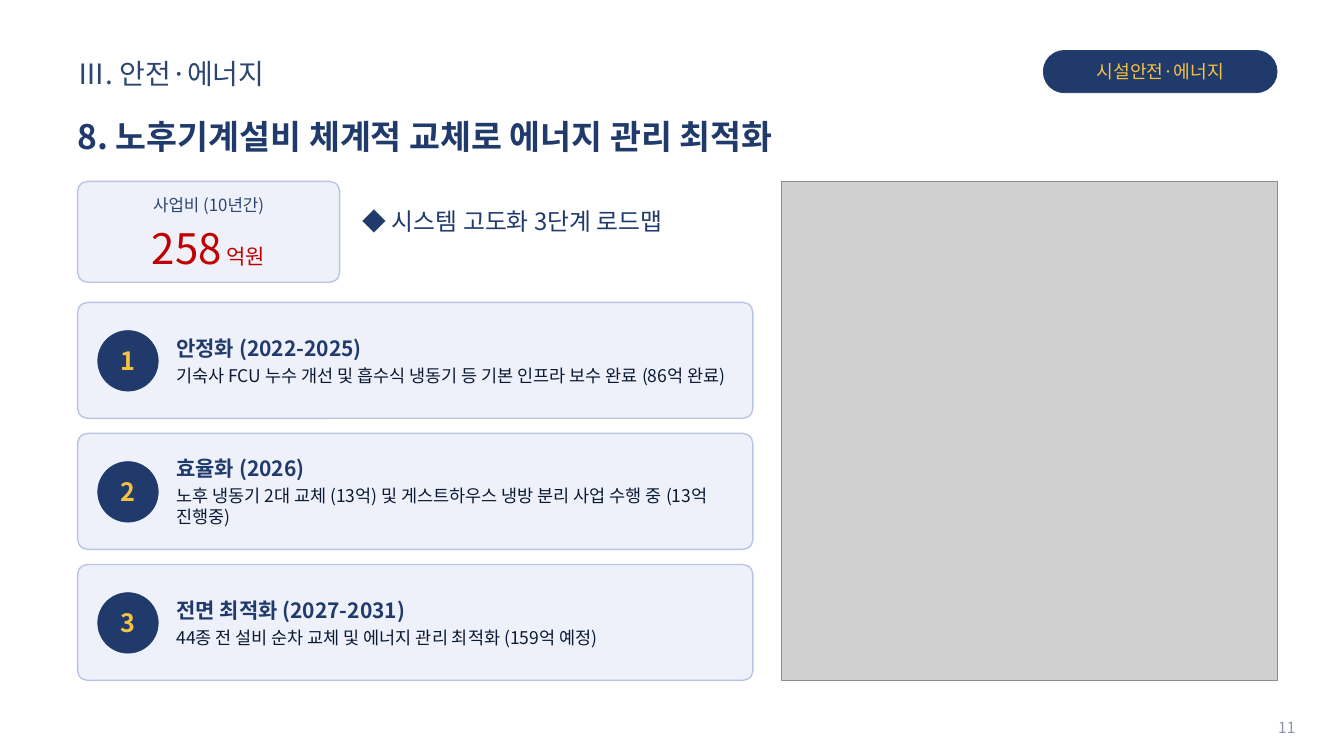
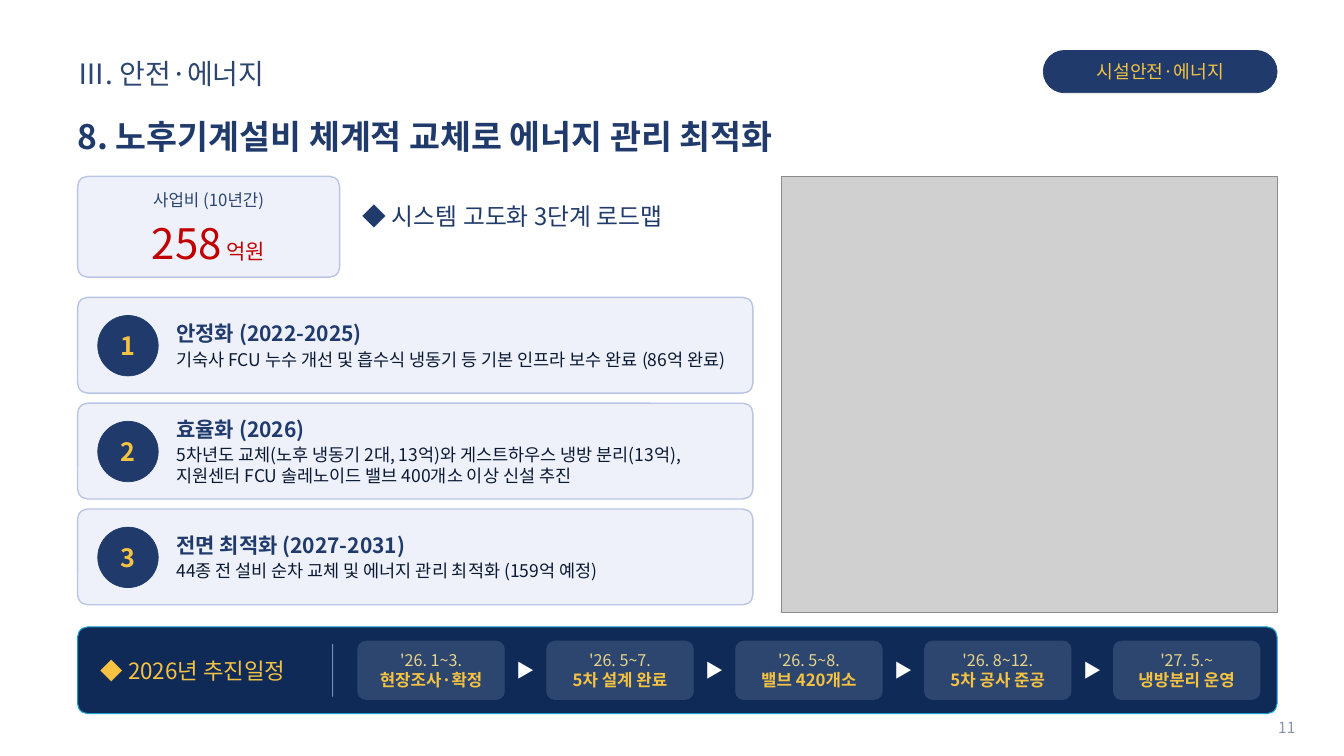
Before and after one commit to teahyunkim70-bot/my-project, a slide deck: slide 11 of Vision2030_Roadmap_발표자료.pptx. Drawn at 1344x756 pixels with LibreOffice and Linux fonts; fonts in the diff are those of the drawing; grey boxes stand for pictures; background and template pictures are left out. Boxes give left, top, right and bottom in pixels: in the first picture for what was removed or moved away, otherwise in the second. Text is boxed around its words. In the diff, an @@ line names an element or a change of style, - is before the commit and + after.

```diff
--- a/Vision2030_Roadmap_발표자료.pptx
+++ b/Vision2030_Roadmap_발표자료.pptx
@@ 3 texts, 1 rounded rectangle: place and size @@
-3 texts, 1 rounded rectangle at [78, 181, 663, 282]
+3 texts, 1 rounded rectangle at [78, 176, 663, 277]
@@ picture: place and size @@
-picture at [781, 181, 1277, 681]
+picture at [781, 176, 1277, 613]
@@ rounded rectangle: place and size @@
-rounded rectangle at [78, 302, 753, 418]
+rounded rectangle at [78, 297, 753, 393]
@@ text "안정화 (2022-2025)" at [176, 323, 725, 370]: less space between paragraphs @@
@@ text "1": place and size @@
-text "1" at [121, 351, 136, 370]
+text "1" at [121, 336, 136, 355]
@@ ellipse: place and size @@
-ellipse at [98, 331, 158, 391]
+ellipse at [98, 316, 158, 376]
@@ rounded rectangle: place and size @@
-rounded rectangle at [78, 434, 753, 549]
+rounded rectangle at [78, 403, 753, 499]
@@ text at [176, 419, 304, 441]: less space between paragraphs @@
@@ text "효율화 (2026)": place and size @@
-text "효율화 (2026)" at [176, 458, 707, 527]
+text "효율화 (2026)" at [176, 419, 681, 484]
@@ text "2": place and size @@
-text "2" at [121, 482, 136, 501]
+text "2" at [121, 442, 136, 461]
@@ ellipse: place and size @@
-ellipse at [98, 462, 158, 522]
+ellipse at [98, 421, 158, 482]
@@ text at [176, 446, 681, 484]: text changed @@
-노후 냉동기 2대 교체 (13억) 및 게스트하우스 냉방 분리 사업 수행 중 (13억 진행중)
+5차년도 교체(노후 냉동기 2대, 13억)와 게스트하우스 냉방 분리(13억), 지원센터 FCU 솔레노이드 밸브 400개소 이상 신설 추진
@@ proportions changed in 3 elements at [78, 297, 753, 393], [78, 403, 753, 499], [78, 509, 753, 605] @@
@@ rounded rectangle: place and size @@
-rounded rectangle at [78, 565, 753, 681]
+rounded rectangle at [78, 509, 753, 605]
@@ text "전면 최적화 (2027-2031)" at [176, 535, 597, 581]: less space between paragraphs @@
@@ text "전면 최적화 (2027-2031)": place and size @@
-text "전면 최적화 (2027-2031)" at [176, 600, 597, 648]
+text "전면 최적화 (2027-2031)" at [176, 535, 597, 581]
@@ text "3": place and size @@
-text "3" at [121, 613, 136, 633]
+text "3" at [121, 548, 136, 568]
@@ ellipse: place and size @@
-ellipse at [98, 593, 158, 653]
+ellipse at [98, 527, 158, 588]
@@ rounded rectangle added at [78, 627, 1277, 714], fill #0F2A57, outline #1A9FD0 0.75 pt @@
@@ text added at [504, 627, 546, 714], 13 pt, text #FFFFFF @@
+▶
@@ text added at [694, 627, 736, 714], 13 pt, text #FFFFFF @@
+▶
@@ text added at [882, 627, 925, 714], 13 pt, text #FFFFFF @@
+▶
@@ text added at [1072, 627, 1114, 714], 13 pt, text #FFFFFF @@
+▶
@@ line added from (333, 644) to (333, 697), #7C8DB0 0.75 pt @@
@@ rounded rectangle added at [358, 641, 504, 700], fill #2C4670, outline #2C4670 0.5 pt @@
@@ text added at [380, 653, 483, 688], 11.5 pt, text #E9D58A @@
+'26. 1~3.
+현장조사·확정
@@ rounded rectangle added at [546, 641, 693, 700], fill #2C4670, outline #2C4670 0.5 pt @@
@@ text added at [573, 653, 667, 688], 11.5 pt, text #E9D58A @@
+'26. 5~7.
+5차 설계 완료
@@ rounded rectangle added at [736, 641, 882, 700], fill #2C4670, outline #2C4670 0.5 pt @@
@@ text added at [761, 653, 857, 688], 11.5 pt, text #E9D58A @@
+'26. 5~8.
+밸브 420개소
@@ rounded rectangle added at [925, 641, 1071, 700], fill #2C4670, outline #2C4670 0.5 pt @@
@@ text added at [950, 653, 1045, 688], 11.5 pt, text #E9D58A @@
+'26. 8~12.
+5차 공사 준공
@@ rounded rectangle added at [1114, 641, 1260, 700], fill #2C4670, outline #2C4670 0.5 pt @@
@@ text added at [1138, 653, 1235, 688], 11.5 pt, text #E9D58A @@
+'27. 5.~
+냉방분리 운영
@@ text added at [128, 660, 285, 681], 16 pt, text #F5C242 @@
+◆ 2026년 추진일정
```
Also in this commit, not shown: 1 other slide changed, 2 other files.
